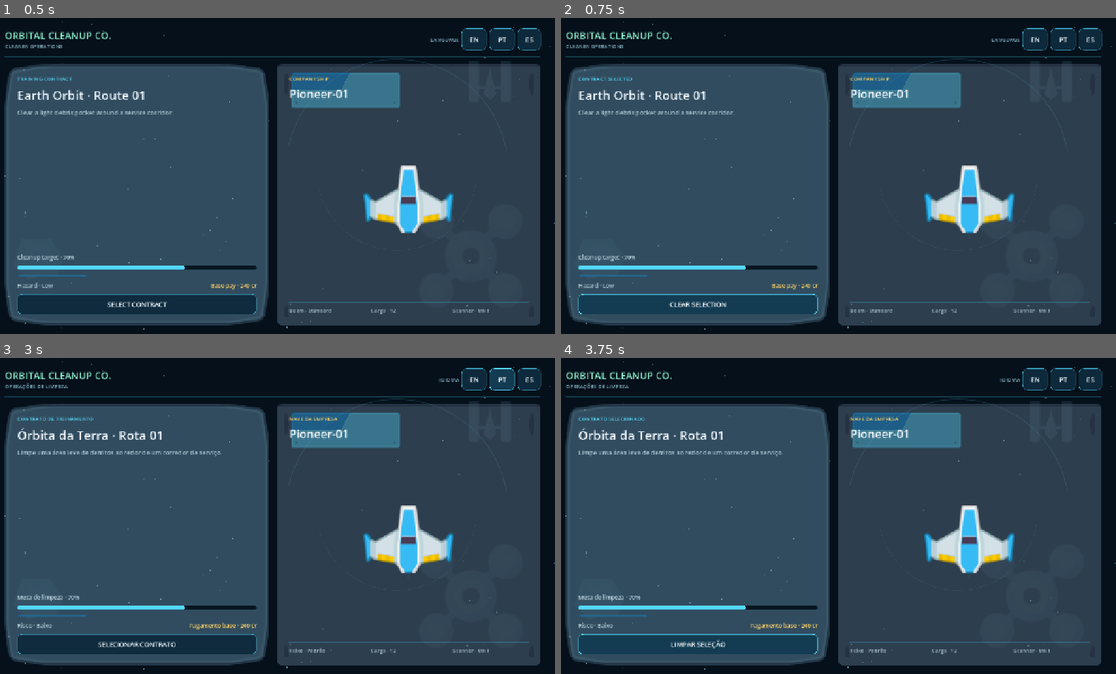
Above: before the commit, frames 1-4 (two rows, left to right).
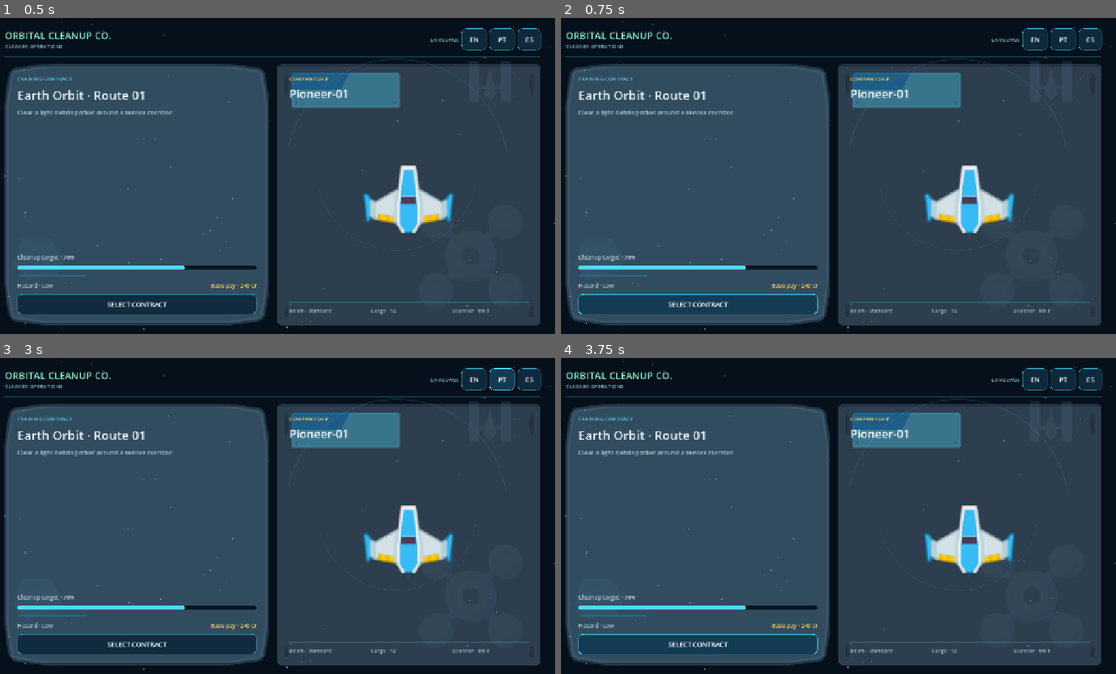
Above: after the commit, the same moments.

Repository: EwertonMendes/Orbital-Cleanup-Co.
Game: Godot game, scene res://src/core/app/app_root.tscn
Two runs of this game, one before a commit and one after it. Both use one fixed random seed, a clock stepped at 60 frames per second and the inputs below.
Inputs:
- Up to frame 1 (0.5 s): no input
- Up to frame 2 (0.75 s): click "SELECT CONTRACT" at 0.5 s
- Up to frame 3 (3 s): click "CLEAR SELECTION" (after the commit: "SELECT CONTRACT") at 1.25 s; click "EN" at 2 s; click "PT" at 2.75 s
- Up to frame 4 (3.75 s): click "SELECIONAR CONTRATO" (after the commit: "SELECT CONTRACT") at 3.5 s

Frame 1 is identical in both runs. In frame 2, 0.2% of the frame differs, in the area x 3-31%, y 18-92%; in frame 3, 1.4%, in the area x 1-83%, y 6-94%; in frame 4, 1.4%.
Error after the commit: Parse Error: Identifier "ResponsiveCanvas" not declared in the current scope. (res://src/ui/screens/operations/operations_screen.gd:59)

Commit message:
feat: deploy training flight from operations

Diff:
--- a/src/ui/screens/operations/operations_screen.gd
+++ b/src/ui/screens/operations/operations_screen.gd
@@ -1,8 +1,7 @@
 extends Control
 
 const COMPACT_WIDTH := 820.0
-const LANDSCAPE_REFERENCE := Vector2i(1280, 720)
-const PORTRAIT_REFERENCE := Vector2i(720, 1280)
+const FLIGHT_SCREEN_PATH := "res://src/ui/screens/flight/flight_screen.tscn"
 
 @onready var body: BoxContainer = %Body
 @onready var safe_area: MarginContainer = %SafeArea
@@ -27,17 +26,18 @@
 var _context: Dictionary = {}
 var _settings: SettingsService
 var _platform: PlatformService
-var _selected := false
+var _router: SceneRouter
 
 func configure(context: Dictionary) -> void:
 	_context = context
 	_settings = context.get("settings") as SettingsService
 	_platform = context.get("platform") as PlatformService
+	_router = context.get("router") as SceneRouter
 
 func _ready() -> void:
 	_validate_contracts()
 	resized.connect(_apply_responsive_layout)
-	primary_action.pressed.connect(_toggle_contract_selection)
+	primary_action.pressed.connect(_deploy_training)
 	english_button.pressed.connect(_change_locale.bind("en"))
 	portuguese_button.pressed.connect(_change_locale.bind("pt_BR"))
 	spanish_button.pressed.connect(_change_locale.bind("es_ES"))
@@ -56,10 +56,7 @@
 	assert(english_button != null and portuguese_button != null and spanish_button != null, "Locale controls are required.")
 
 func _apply_responsive_layout() -> void:
-	var window_size := DisplayServer.window_get_size()
-	var portrait := window_size.y > window_size.x
-	_apply_reference_size(portrait)
-
+	var portrait := ResponsiveCanvas.apply_reference(get_tree().root)
 	var compact := portrait or size.x < COMPACT_WIDTH
 	body.vertical = compact
 	var horizontal_margin := 22 if compact else 32
@@ -69,17 +66,11 @@
 	safe_area.add_theme_constant_override("margin_top", vertical_margin)
 	safe_area.add_theme_constant_override("margin_bottom", vertical_margin)
 
-func _apply_reference_size(portrait: bool) -> void:
-	var root_window := get_tree().root
-	var desired := PORTRAIT_REFERENCE if portrait else LANDSCAPE_REFERENCE
-	if root_window.content_scale_size != desired:
-		root_window.content_scale_size = desired
-
-func _toggle_contract_selection() -> void:
-	_selected = not _selected
-	if _platform != null:
-		_platform.track_event("training_contract_selection", {"selected": _selected})
-	_refresh_copy()
+func _deploy_training() -> void:
+	assert(_router != null, "OperationsScreen requires SceneRouter to deploy.")
+	var scene := load(FLIGHT_SCREEN_PATH) as PackedScene
+	assert(scene != null, "Training flight screen must be loadable.")
+	_router.show_screen(scene, _context)
 
 func _change_locale(locale: String) -> void:
 	if _settings != null:
@@ -95,7 +86,7 @@
 	if not is_node_ready():
 		return
 	desk_label.text = tr("OPS_DESK")
-	contract_state.text = tr("OPS_SELECTED") if _selected else tr("OPS_TRAINING")
+	contract_state.text = tr("OPS_TRAINING")
 	contract_title.text = tr("OPS_CONTRACT_TITLE")
 	contract_description.text = tr("OPS_CONTRACT_DESCRIPTION")
 	cleanup_label.text = tr("OPS_CLEANUP_TARGET")
@@ -107,4 +98,4 @@
 	cargo_label.text = tr("OPS_CARGO")
 	scanner_label.text = tr("OPS_SCANNER")
 	language_label.text = tr("OPS_LANGUAGE")
-	primary_action.text = tr("OPS_UNSELECT") if _selected else tr("OPS_SELECT")
+	primary_action.text = tr("OPS_DEPLOY")
